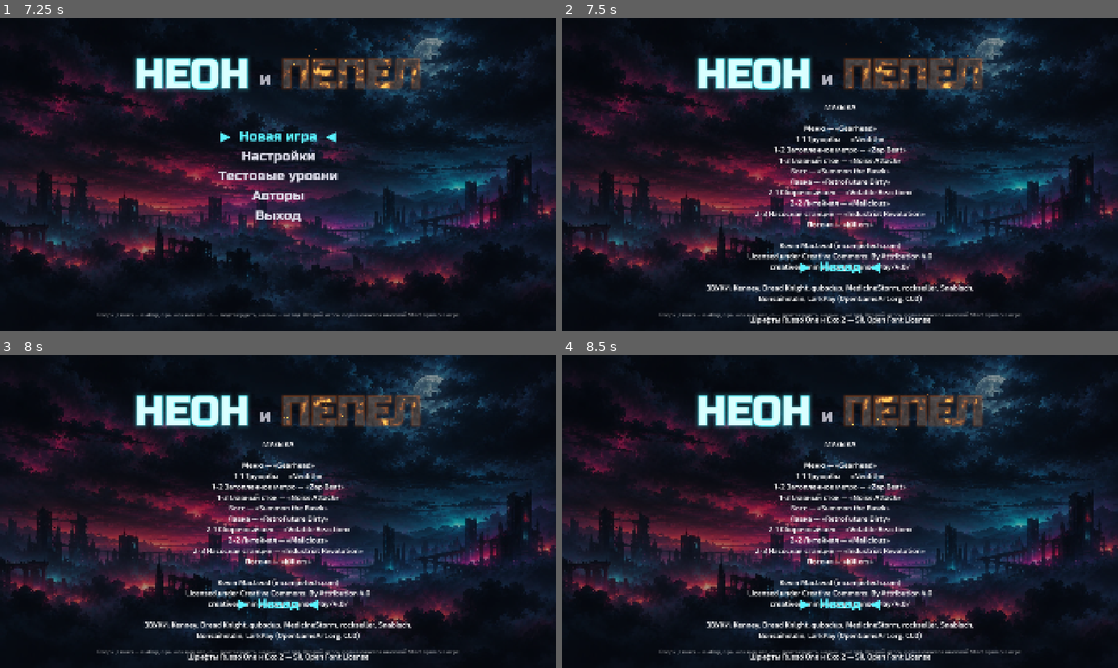
Above: before the commit, frames 1-4 (two rows, left to right).
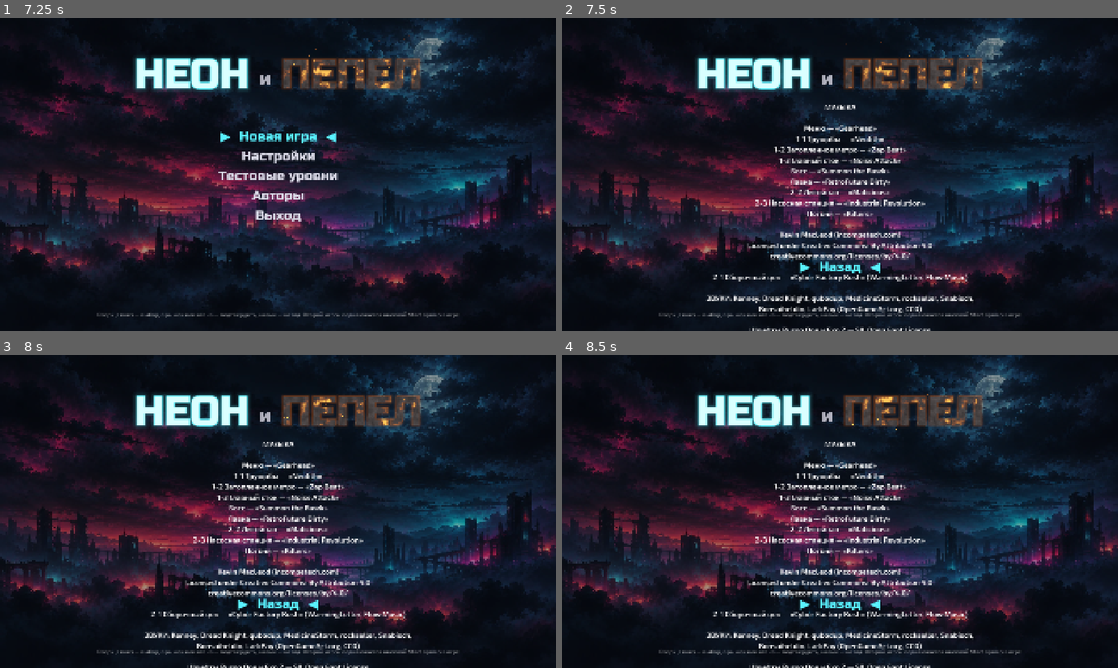
Above: after the commit, the same moments.

Repository: wrcabeludo-rgb/001
Game: Godot game, scene res://scenes/world2_ending.tscn
The game is run twice, just before and just after one commit, with the same random seed, the same clock (stepped at 60 frames per second) and the same inputs. This scene is started directly instead of the project's main scene.
Inputs (mouse positions are in pixels of both pictures, inside the frame that each line leads up to):
- Up to frame 1 (7.25 s): tap Enter (ui_accept) at 0.5, 0.77, 1.07, 3.5, 3.77, 4.07, 4.25, 5, 6.77, 7.07 s; move the mouse to (400, 158) at 0.52 s; hold D 0.53-1.25 s; tap K at 0.6, 5.1 s; click (400, 158) at 0.67 s; drag from (166, 190) to (250, 237) at 1.27 s; move the mouse to (333, 105) at 2.02 s; hold A 2.03-2.75 s; tap J at 2.1, 6.6 s; drag from (250, 237) to (111, 127) at 2.77 s; move the mouse to (444, 221) at 3.52 s; hold D 3.53-4.25 s; tap I at 3.6 s; drag from (111, 127) to (194, 96) at 4.27 s; move the mouse to (305, 174) at 5.02 s; hold D 5.03-5.75 s; click (305, 174) at 5.17 s; drag from (194, 96) to (166, 190) at 5.77 s; move the mouse to (400, 158) at 6.52 s; hold A from 6.53 s (still down)
- Up to frame 2 (7.5 s): release A at 7.25 s; drag from (728, 190) to (812, 237) at 7.27 s
- Up to frame 3 (8 s): no input
- Up to frame 4 (8.5 s): move the mouse to (895, 442) at 8.02 s; hold D from 8.03 s (still down); tap I at 8.1 s

Frame 1 is identical in both runs. In frame 2, 5.2% of the frame differs, in the area x 25-74%, y 54-100%; in frame 3, 5.2%; in frame 4, 5.2%.

Commit message:
Own track for zone 2-1, painted far background of the foundry
"Cyber Factory Rush" (made by the author in Flow Music) replaces the
incompetech track in zone 2-1; credits updated. Foundry far background
added; mid layers that start with a straight cut fade in at the top.

Co-Authored-By: Claude Opus 5.5 <noreply@anthropic.com>
Claude-Session: https://claude.ai/code/session_01DbbAxgCR2CT7iqKnVBrHPT

Diff:
--- a/coop-platformer/game/scripts/core/credits.gd
+++ b/coop-platformer/game/scripts/core/credits.gd
@@ -9,7 +9,6 @@
 	["1-3 Главный сток", "Noise Attack"],
 	["Босс", "Summon the Rawk"],
 	["Лавка", "RetroFuture Dirty"],
-	["2-1 Сборочный цех", "Volatile Reaction"],
 	["2-2 Литейная", "Malicious"],
 	["2-3 Насосная станция", "Industrial Revolution"],
 	["Погоня", "Killers"],
@@ -25,6 +24,8 @@
 	lines.append("Licensed under Creative Commons: By Attribution 4.0")
 	lines.append("creativecommons.org/licenses/by/4.0/")
 	lines.append("")
+	lines.append("2-1 Сборочный цех — «Cyber Factory Rush» (WarmingLetter, Flow Music)")
+	lines.append("")
 	lines.append("ЗВУКИ: Kenney, Dread Knight, qubodup, MedicineStorm, rockseller, Snabisch,")
 	lines.append("Bonsaiheldin, LarkPay (OpenGameArt.org, CC0)")
 	lines.append("")
Binary file added: coop-platformer/game/assets/art/backgrounds/bg_far_2-2.png
Not shown, added: coop-platformer/game/assets/art/backgrounds/bg_far_2-2.png.import
Binary file changed: coop-platformer/game/assets/art/backgrounds/bg_mid_2-2.png
Not shown, changed: coop-platformer/CREDITS.md
Not shown, added: coop-platformer/art_source/backgrounds/bg_far_2-2_original.png
Not shown, added: coop-platformer/art_source/music/zone_2_1_cyber_factory_rush.mp3
Not shown, changed: coop-platformer/game/assets/audio/music/zone_2_1.ogg
Not shown, changed: coop-platformer/tools/music_import.py
Not shown, changed: coop-platformer/tools/sprites.py
